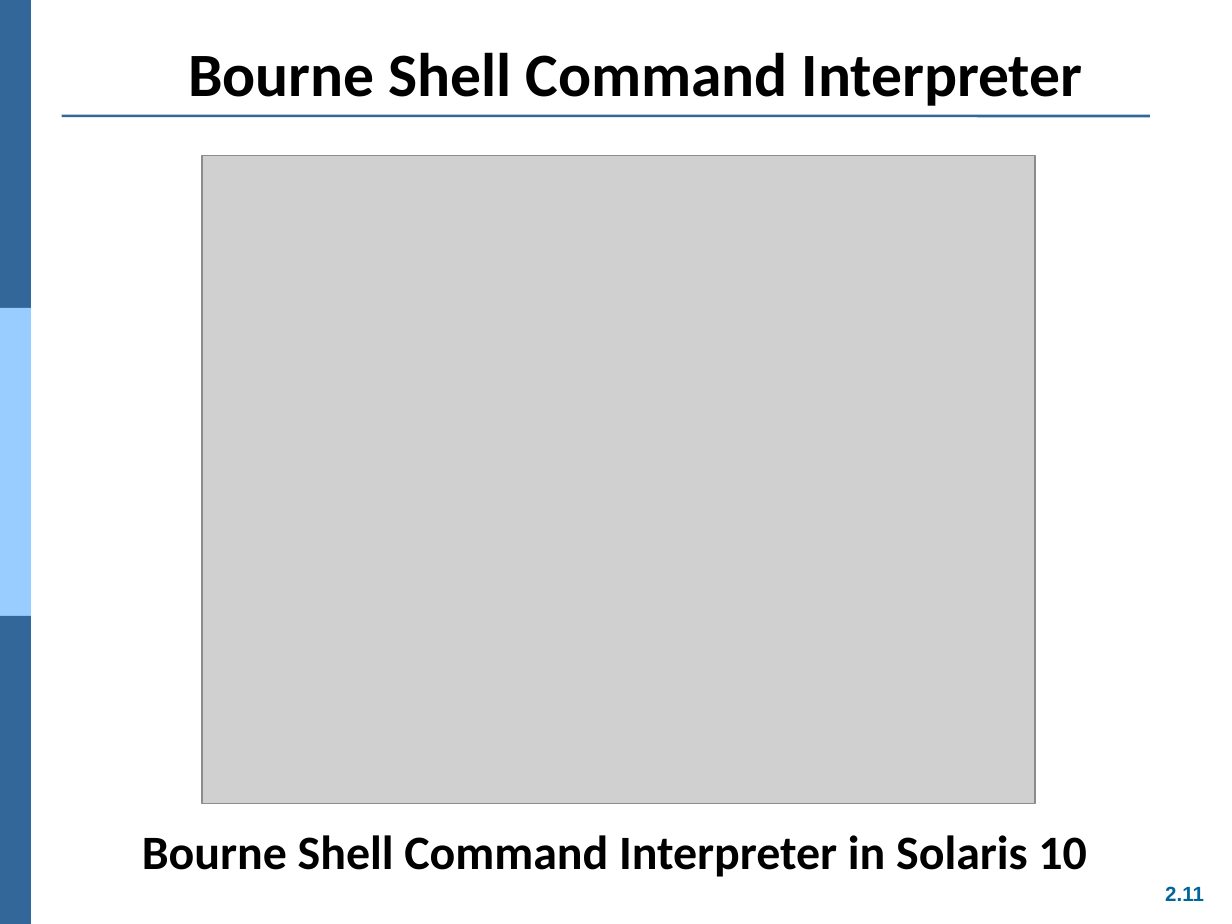
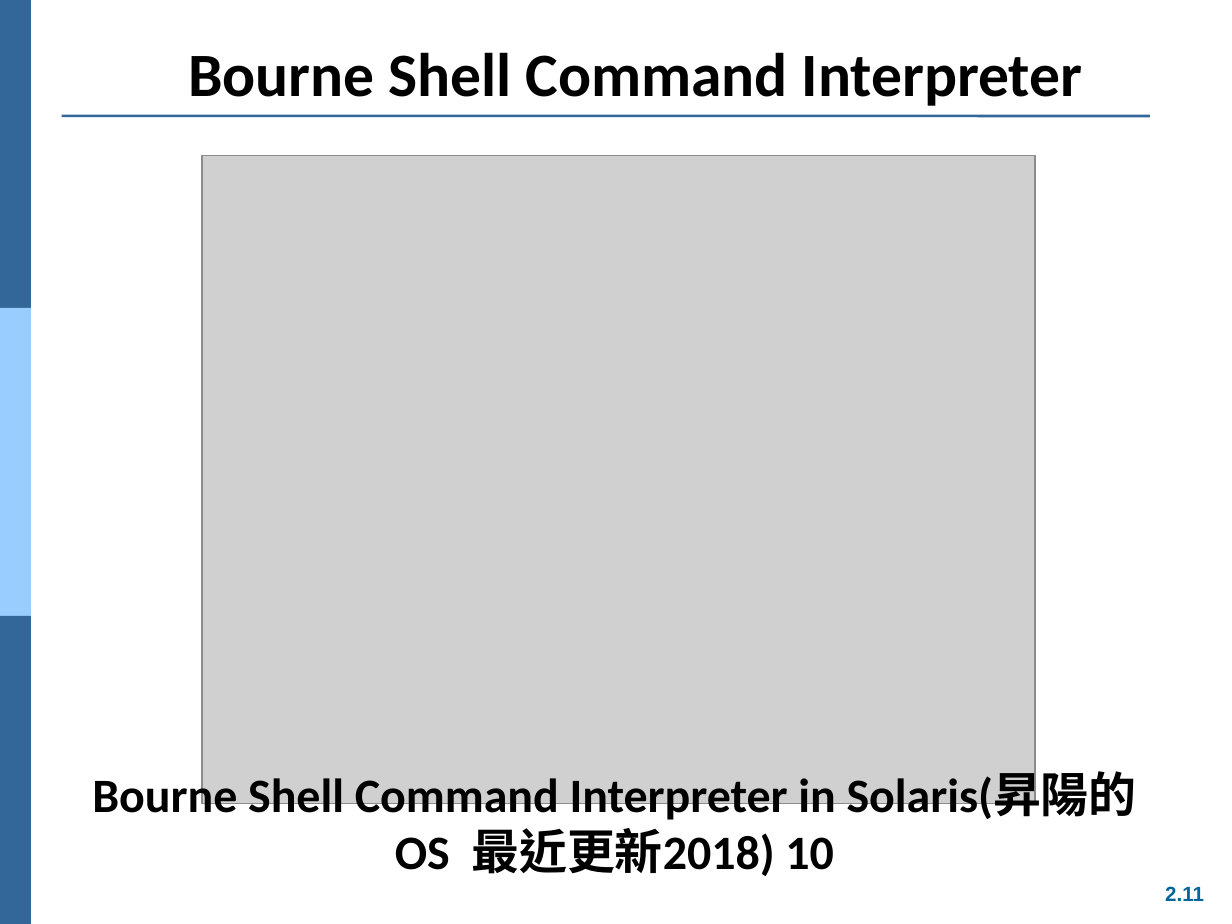
Before and after one commit to Yang09701194/OS_Learning, a slide deck: slide 11 of ch02.ppt. Drawn at 1232x924 pixels with LibreOffice and Linux fonts; fonts in the diff are those of the drawing; grey boxes stand for pictures. Boxes give left, top, right and bottom in pixels: in the first picture for what was removed or moved away, otherwise in the second. Text is boxed around its words. In the diff, an @@ line names an element or a change of style, - is before the commit and + after.

```diff
--- a/ch02.ppt
+++ b/ch02.ppt
@@ text at bbox=[92, 772, 1137, 876]: text changed @@
-Bourne Shell Command Interpreter in Solaris 10
+Bourne Shell Command Interpreter in Solaris(昇陽的OS 最近更新2018) 10
```
Also in this commit, not shown: 4 other slides changed.
